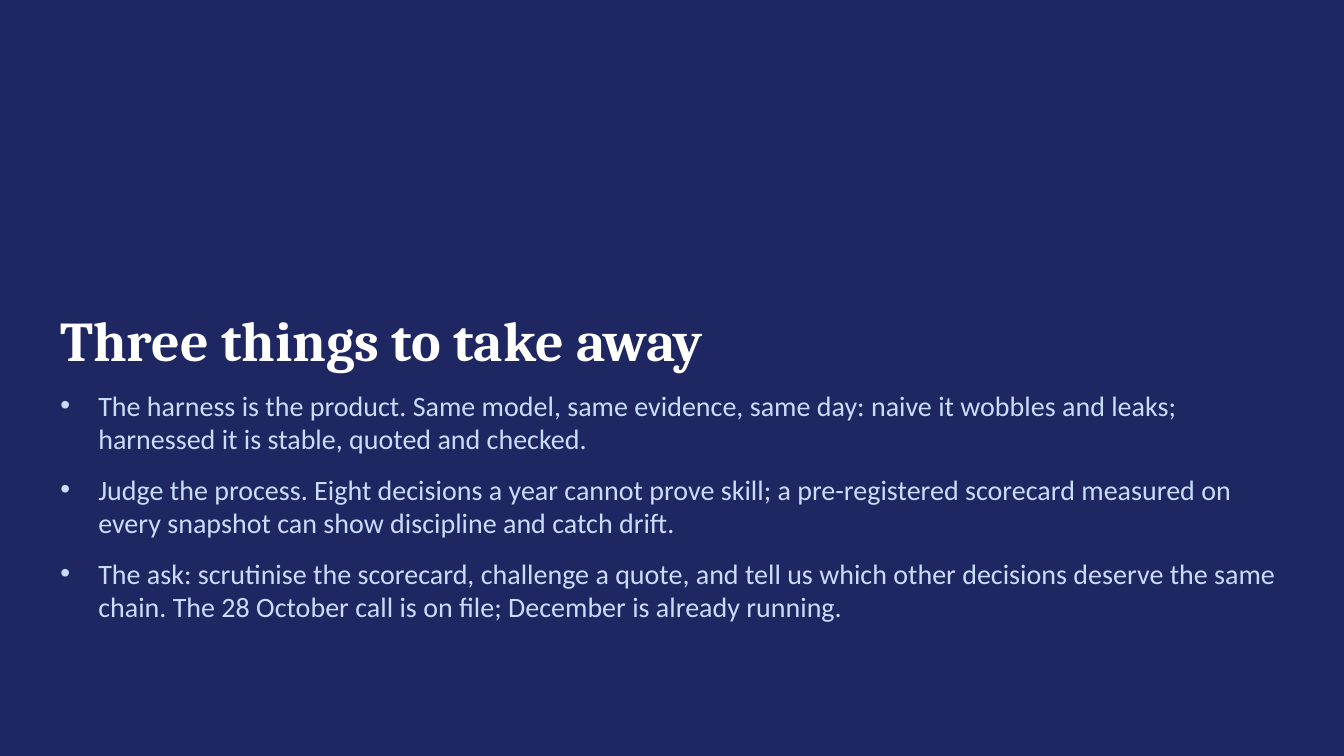
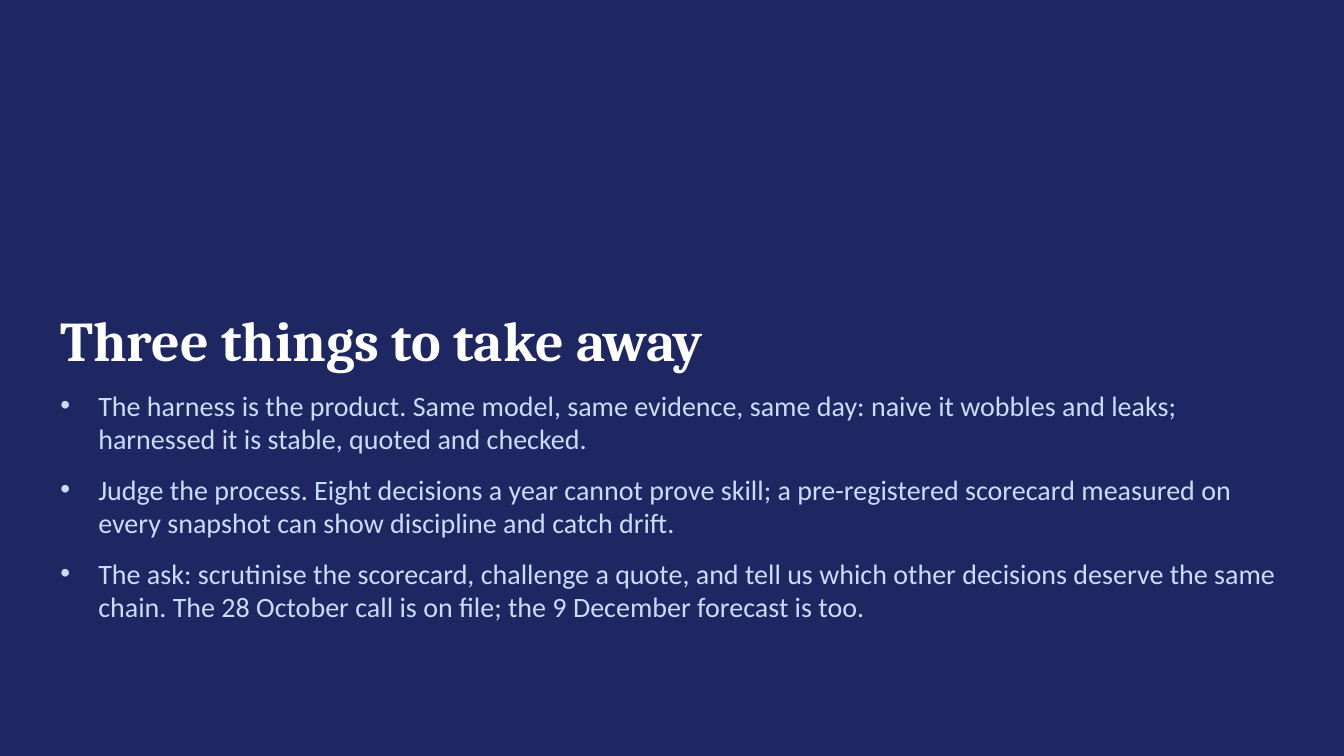
Before and after one commit to kmt112/fed-forecast, a slide deck: slide 21 of docs/FedCast_Fullerton.pptx. Drawn at 1344x756 pixels with LibreOffice and Linux fonts; fonts in the diff are those of the drawing. Boxes give left, top, right and bottom in pixels: in the first picture for what was removed or moved away, otherwise in the second. Text is boxed around its words. In the diff, an @@ line names an element or a change of style, - is before the commit and + after.

```diff
--- a/docs/FedCast_Fullerton.pptx
+++ b/docs/FedCast_Fullerton.pptx
@@ text at box(98, 564, 1275, 620): text changed @@
-• The ask: scrutinise the scorecard, challenge a quote, and tell us which other decisions deserve the same chain. The 28 October call is on file; December is already running.
+• The ask: scrutinise the scorecard, challenge a quote, and tell us which other decisions deserve the same chain. The 28 October call is on file; the 9 December forecast is too.
```
Also in this commit, not shown: 4 other slides changed, 2 other files.
